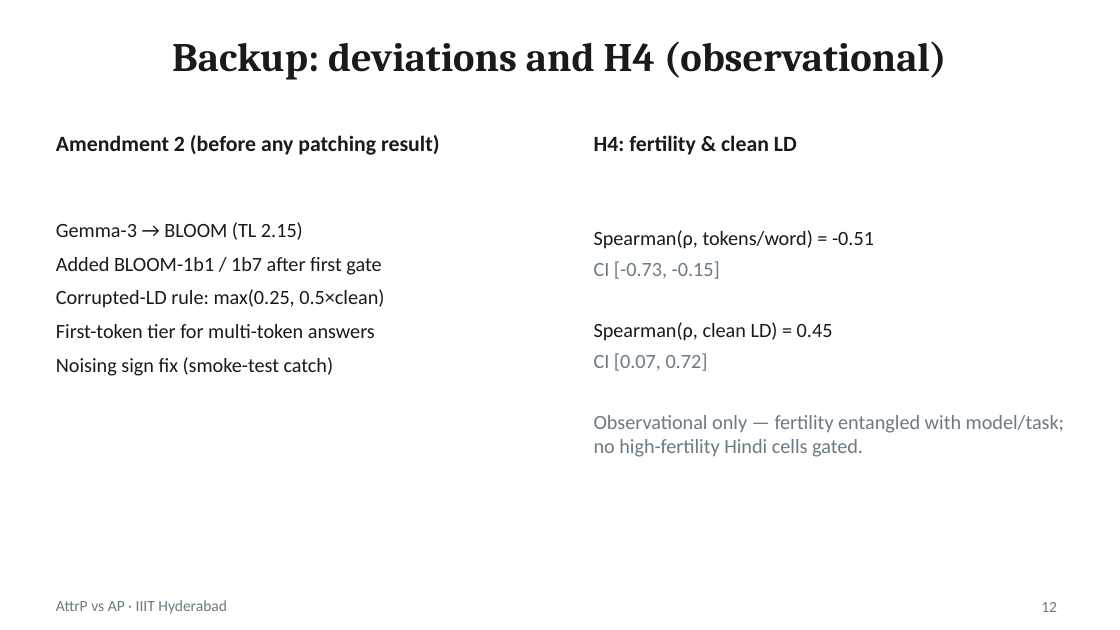
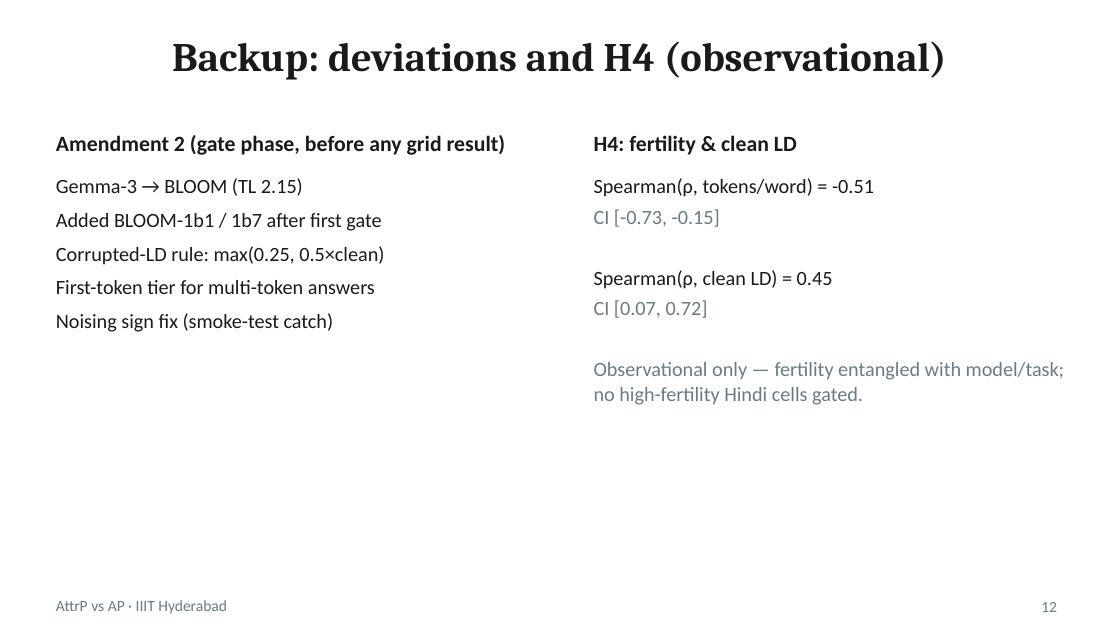
Before and after one commit to hrishirajmitra/attrp-ap-hindi, a slide deck: slide 12 of slides/results/results_deck.pptx. Drawn at 1120x630 pixels with LibreOffice and Linux fonts; fonts in the diff are those of the drawing. Boxes give left, top, right and bottom in pixels: in the first picture for what was removed or moved away, otherwise in the second. Text is boxed around its words. In the diff, an @@ line names an element or a change of style, - is before the commit and + after.

```diff
--- a/slides/results/results_deck.pptx
+++ b/slides/results/results_deck.pptx
@@ text at [56, 135, 506, 155]: text changed @@
-Amendment 2 (before any patching result)
+Amendment 2 (gate phase, before any grid result)
@@ text "Gemma-3 → BLOOM (TL 2.15)" at [56, 178, 384, 332]: vertical alignment middle to top @@
@@ text "Spearman(ρ, tokens/word) = -0.51" at [594, 178, 1064, 405]: vertical alignment middle to top @@
```
Also in this commit, not shown: 6 other slides changed, 6 other files.
